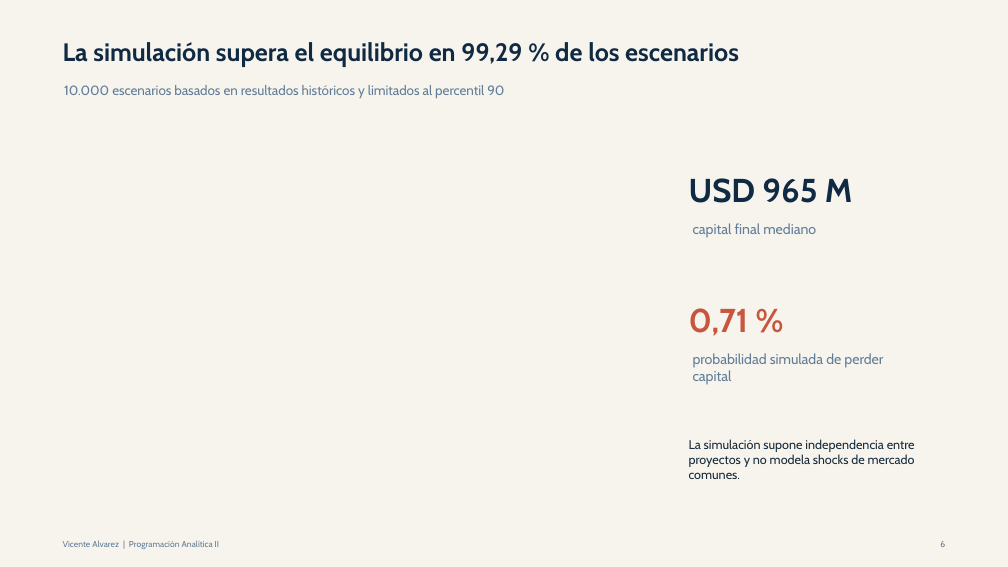
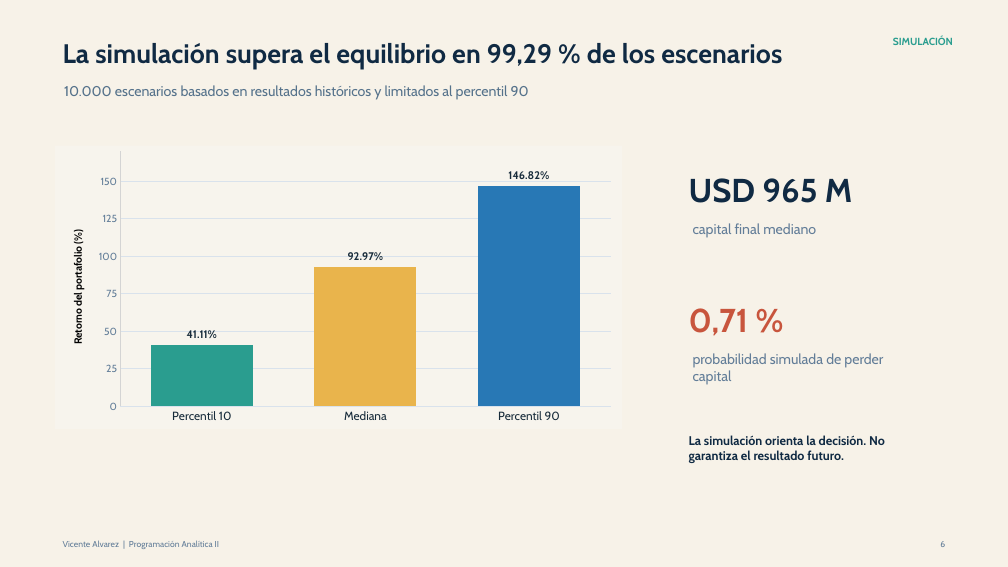
Before and after one commit to alvareezvicente-code/Vicente-Alvarez-programacion-analitica-2, a slide deck: slide 6 of salidas/presentacion_arroyo_capital.pptx. Drawn at 1008x567 pixels with LibreOffice and Linux fonts; fonts in the diff are those of the drawing. Boxes give left, top, right and bottom in pixels: in the first picture for what was removed or moved away, otherwise in the second. Text is boxed around its words. In the diff, an @@ line names an element or a change of style, - is before the commit and + after.

```diff
--- a/salidas/presentacion_arroyo_capital.pptx
+++ b/salidas/presentacion_arroyo_capital.pptx
@@ background #F7F4ED to #F7F2E8 @@
@@ text "La simulación supera el equilibrio ..." at (63,43,782,70): size 24 to 25.5 pt @@
@@ text added at (893,37,953,45), 9.8 pt, text #2A9D8F, bold @@
+SIMULACIÓN
@@ text "10.000 escenarios basados en resultados ..." at (64,85,529,100): size 12.8 to 13.5 pt, text colour #627D98 to #55728B @@
@@ column chart added at (55,146,622,430) @@
+categories: Percentil 10, Mediana, Percentil 90
+Series 1: 41.11, 92.97, 146.82
@@ text at (689,435,885,463): text changed; text colour #172B3A to #102A43; bold on @@
-La simulación supone independencia entre proyectos y no modela shocks de mercado comunes.
+La simulación orienta la decisión. No garantiza el resultado futuro.
```
Also in this commit, not shown: 7 other slides changed.
